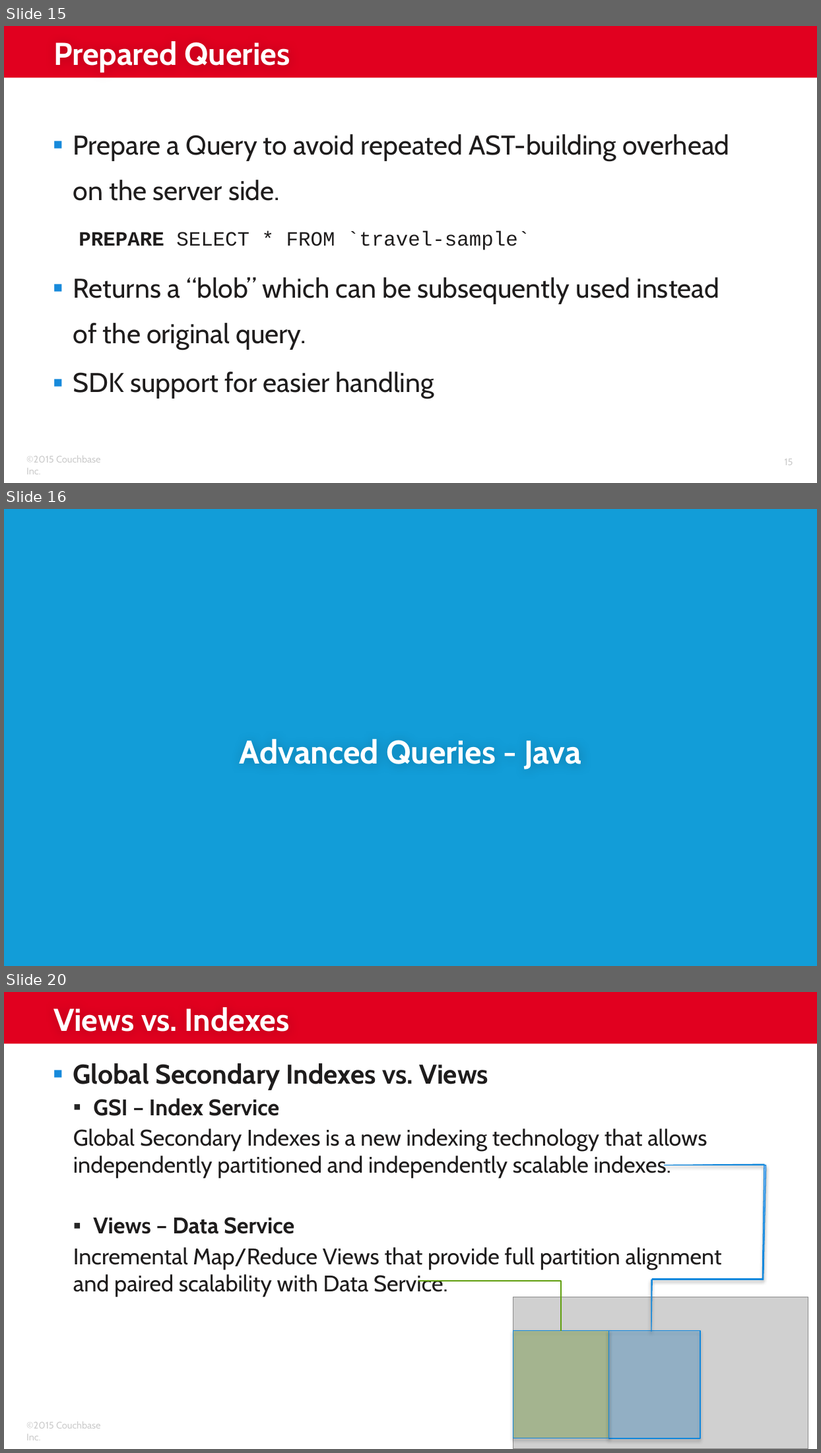
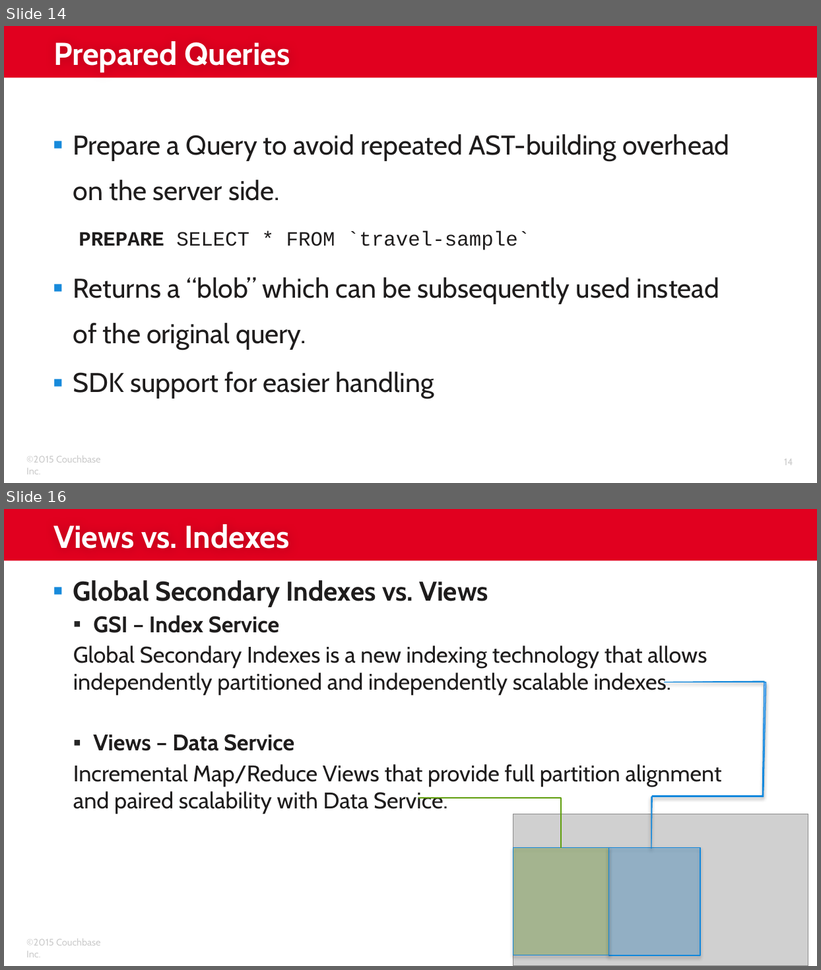
Before and after one commit to subalakr/workshop, a slide deck: server/presentations/07_N1QL Details.pptx. Shown one above the other, each under a label of ours: slides 15, 16 and 20 before the commit, slides 14 and 16 after it; the slides between them are not shown. The pictures are 821x1453 and 821x970 pixels, drawn with LibreOffice and Linux fonts; fonts in the diff are those of the drawing; grey boxes stand for pictures; background and template pictures are left out. Boxes give left, top, right and bottom in pixels: in the first picture for what was removed or moved away, otherwise in the second. Text is boxed around its words. In the diff, an @@ line names an element or a change of style, - is before the commit and + after.

```diff
--- a/server/presentations/07_N1QL Details.pptx
+++ b/server/presentations/07_N1QL Details.pptx
@@ slide 16 removed at [4, 509, 817, 966], background #129DD8 @@
@@ title removed at [240, 739, 582, 770] @@
-Advanced Queries - Java
@@ what was slide 15 is now slide 14 @@
@@ page number at [784, 459, 793, 466]: text changed @@
-15
+14
@@ what was slide 20 is now slide 16 @@
```
Also in this commit, not shown: 2 slides changed, 3 other slides removed, 6 other files.
